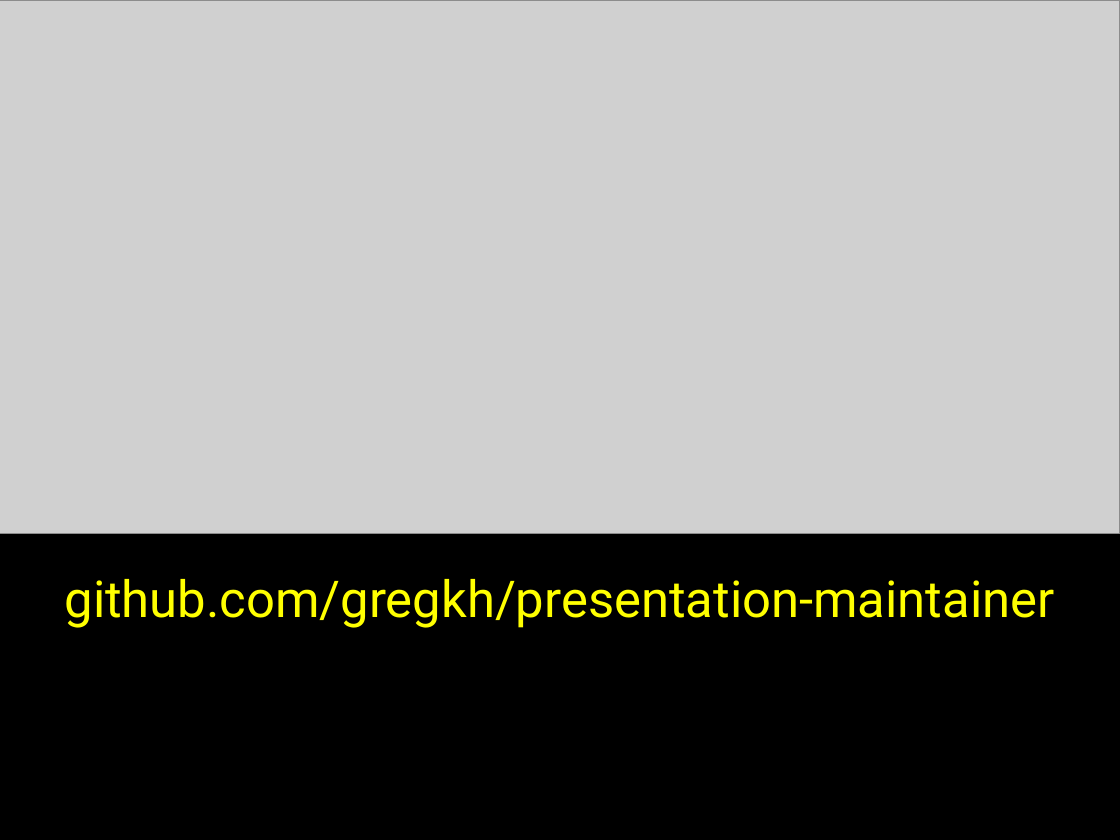
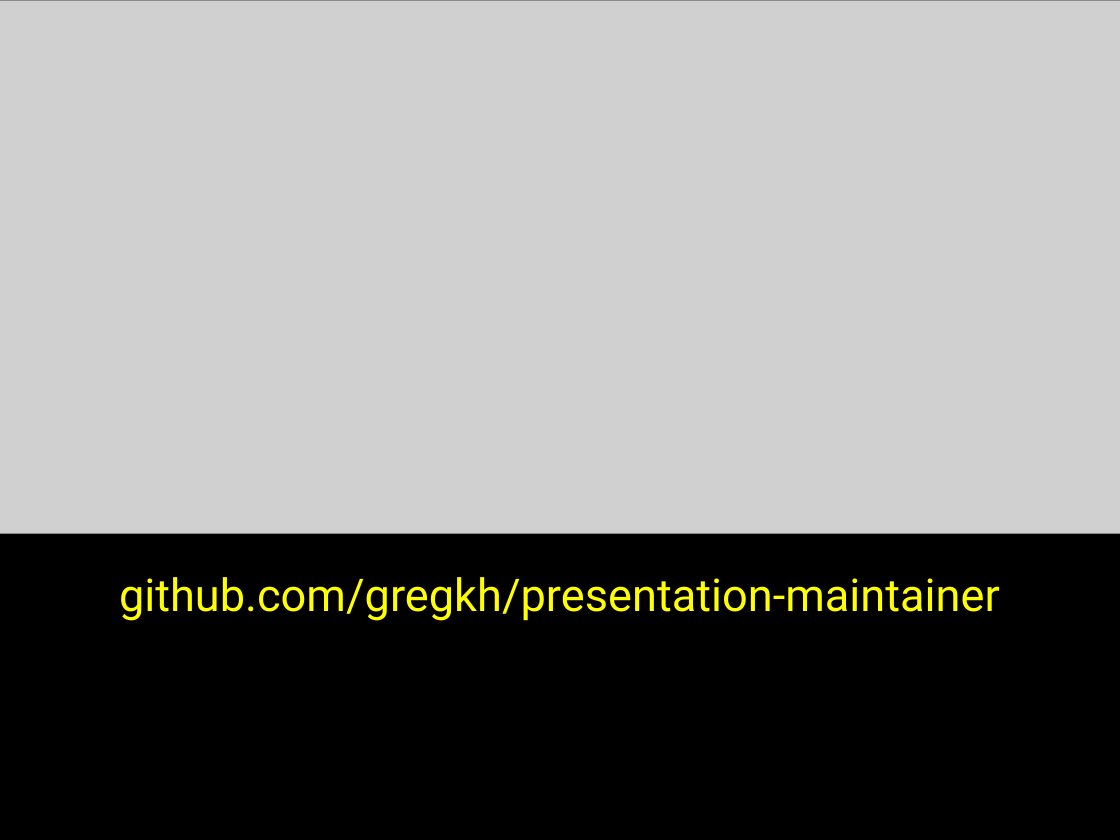
Before and after one commit to gregkh/presentation-linux-maintainer, a slide deck: slide 47 of maintainer.odp (slide 56 before the commit). Drawn at 1120x840 pixels with LibreOffice and Linux fonts; fonts in the diff are those of the drawing; grey boxes stand for pictures. Boxes give left, top, right and bottom in pixels: in the first picture for what was removed or moved away, otherwise in the second. Text is boxed around its words. In the diff, an @@ line names an element or a change of style, - is before the commit and + after.

```diff
--- a/maintainer.odp
+++ b/maintainer.odp
@@ text "github.com/gregkh/presentation-maintainer": place and size @@
-text "github.com/gregkh/presentation-maintainer" at bbox=[65, 579, 1055, 628]
+text "github.com/gregkh/presentation-maintainer" at bbox=[119, 577, 1000, 621]
@@ text "github.com/gregkh/presentation-maintainer" at bbox=[119, 577, 1000, 621]: size 36 to 32 pt @@
```
Also in this commit, not shown: 14 other slides changed, 2 slides added, 1 slide removed, 2 other files.
